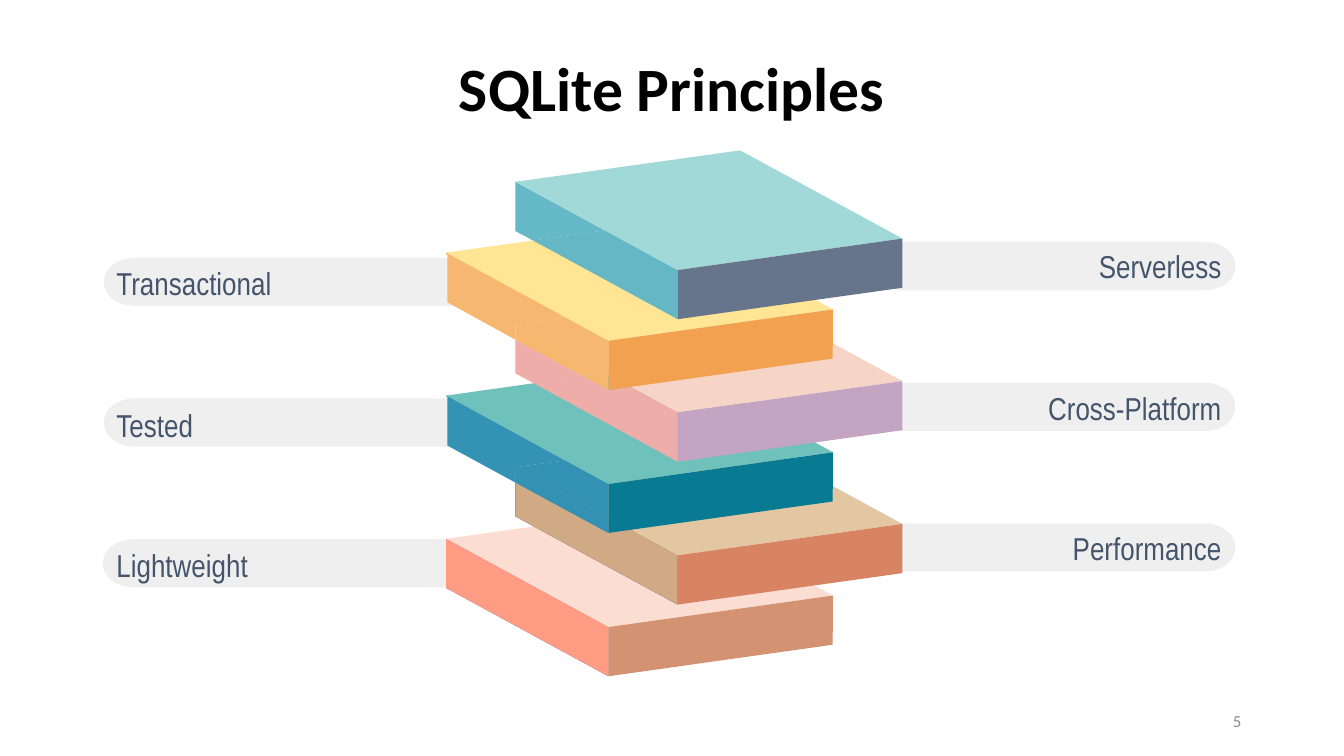
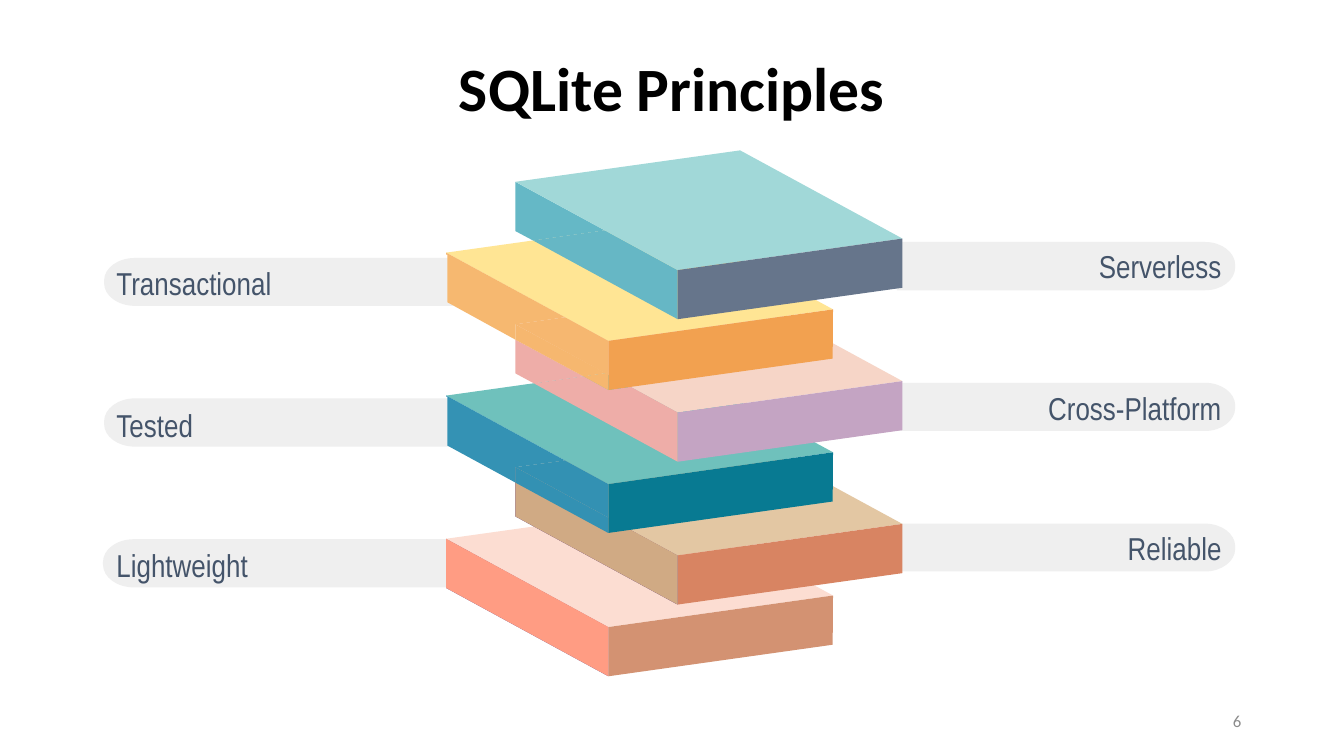
Before and after one commit to AntonioPirani/SQLiteProject, a slide deck: slide 6 of Presentation.pptx (slide 5 before the commit). Drawn at 1344x756 pixels with LibreOffice and Linux fonts; fonts in the diff are those of the drawing. Boxes give left, top, right and bottom in pixels: in the first picture for what was removed or moved away, otherwise in the second. Text is boxed around its words. In the diff, an @@ line names an element or a change of style, - is before the commit and + after.

```diff
--- a/Presentation.pptx
+++ b/Presentation.pptx
@@ text at (1128, 537, 1222, 561): text changed @@
-Performance
+Reliable
@@ page number at (1233, 716, 1241, 727): text changed @@
-5
+6
```
Also in this commit, not shown: 3 other slides changed, 1 slide added, 1 other file.
